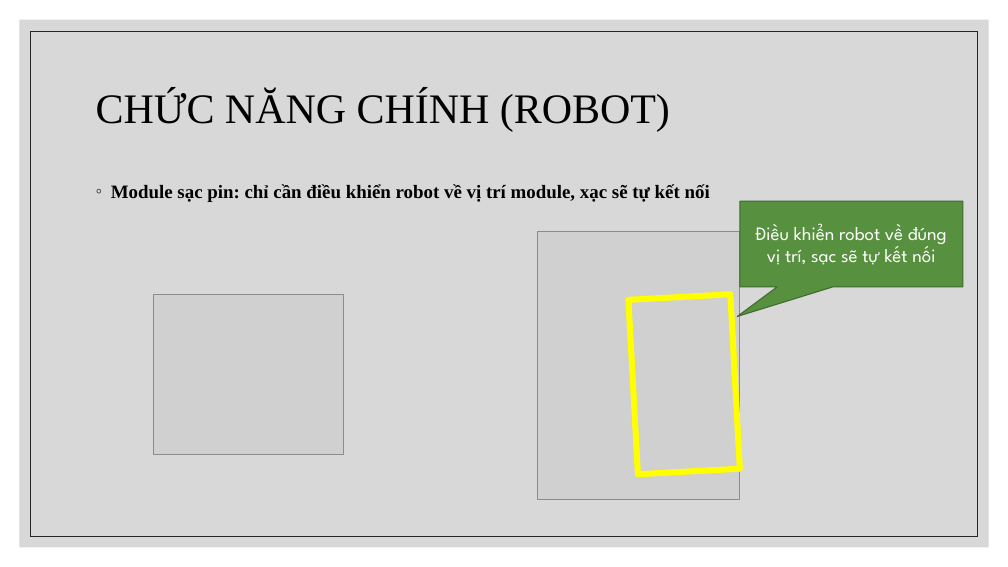
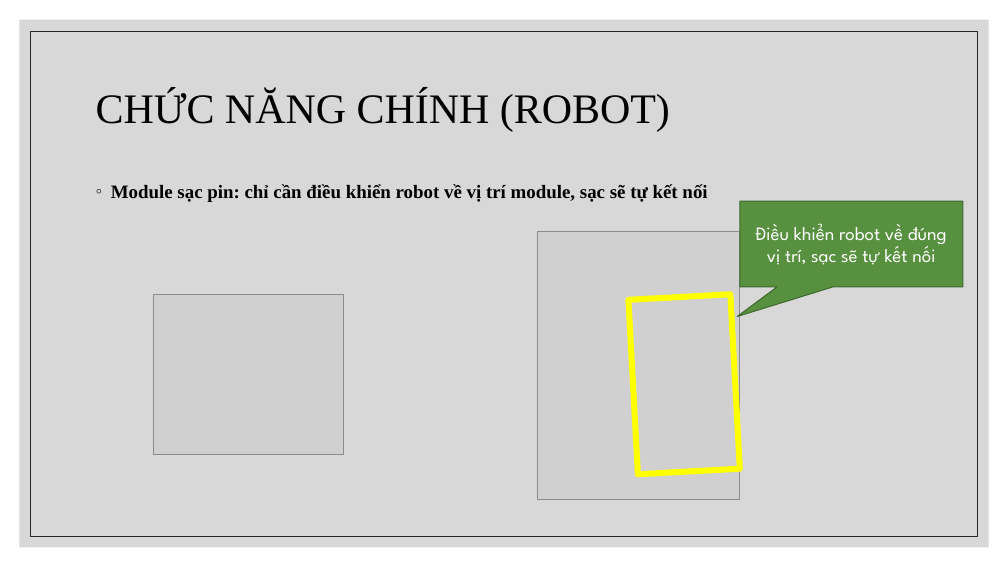
Before and after one commit to chet7h/restart_computer, a slide deck: slide 15 of Restart Computer.pptx (slide 14 before the commit). Drawn at 1008x567 pixels with LibreOffice and Linux fonts; fonts in the diff are those of the drawing; grey boxes stand for pictures. Boxes give left, top, right and bottom in pixels: in the first picture for what was removed or moved away, otherwise in the second. Text is boxed around its words. In the diff, an @@ line names an element or a change of style, - is before the commit and + after.

```diff
--- a/Restart Computer.pptx
+++ b/Restart Computer.pptx
@@ text at box(111, 184, 707, 202): text changed @@
-◦ Module sạc pin: chỉ cần điều khiển robot về vị trí module, xạc sẽ tự kết nối
+◦ Module sạc pin: chỉ cần điều khiển robot về vị trí module, sạc sẽ tự kết nối
```
Also in this commit, not shown: 8 other slides changed, 2 slides added.
